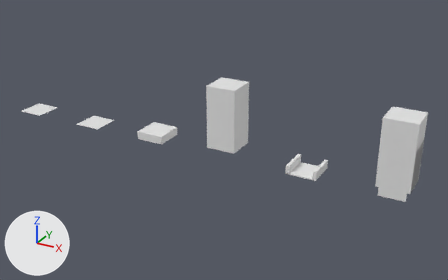
Renders of the Blender file blender/sources/phase3/interior.blend from each side of a commit.
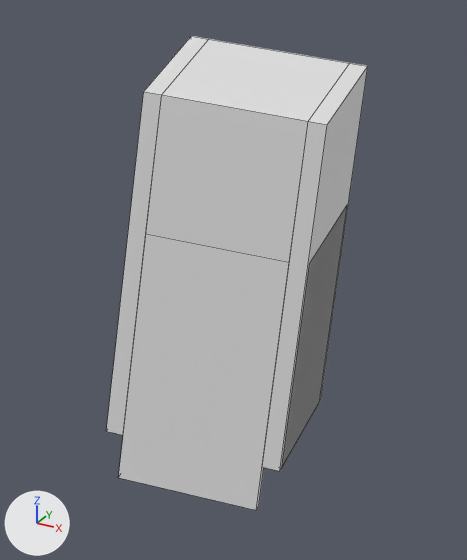
The first picture shows the older version from a 50 mm camera at (8.67, -8.25, 4.34) aimed at (4.07, 0.1, 0.17). The close-ups show the older and then the newer version on the part from 79% to 100% of the width and 35% to 76% of the height of that picture. Only the edits that show in the close-ups are written down. The axes (+X, +Y, +Z) are drawn at lower left. The lights are the same throughout. The close-ups show mesh edges as thin lines.

In view in the first close-up: 'interior_doorway_upper'.
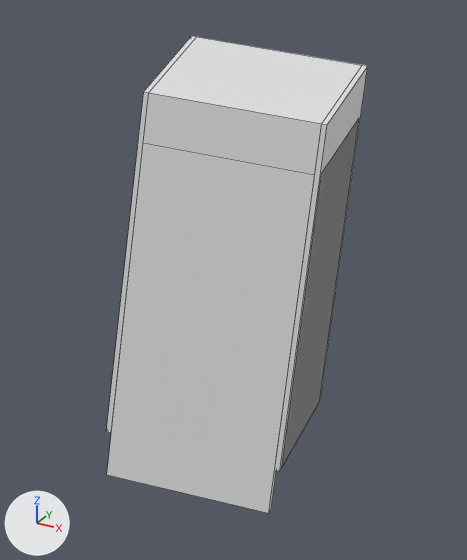
Boxes [x1, y1, x2, y2] around the edits, measured in the close-ups (467 x 560 px; the box of a moved part takes in the faces that stretch with it):
'interior_doorway_upper', reshaped: before [106, 36, 368, 510]; after [106, 36, 368, 513]
part 1 of me_interior_doorway_upper_mesh, moved or reshaped: before [282, 205, 347, 466]; after [282, 119, 359, 467]
part 2 of me_interior_doorway_upper_mesh, moved or reshaped: before [146, 39, 349, 262]; after [143, 37, 362, 175]
part 3 of me_interior_doorway_upper_mesh, moved or reshaped: before [107, 36, 365, 510]; after [107, 36, 365, 513]

The change, as a list of edits to the scene's bpy script:
```text
Change me_interior_doorway_upper_mesh:
    where me_interior_doorway_upper_mesh.from_pydata(...)  # 80 vertices, 60 faces; spans x -0.25..0.25, y -0.25..0.25, z 0.0..1.2
    used by ob_interior_doorway_upper; location = (7.0, 0.0, 0.0)
    me_interior_doorway_upper_mesh part 1: the loose piece of 8 vertices spanning x 0.18..0.25, y -0.23..0.23, z 0.14..0.78 is scaled about its middle by (0.429, 1, 1.42), then moved by (0.02, 0.0, 0.135)
    me_interior_doorway_upper_mesh part 2: the loose piece of 8 vertices spanning x -0.2..0.2, y -0.25..0.25, z 0.78..1.2 is scaled about its middle by (1.17, 1, 0.357), then moved by (0.0, 0.0, 0.135)
    me_interior_doorway_upper_mesh part 3: 36 of 80 vertices moved; they spanned x -0.2..0.2, y -0.25..0.25, z 0.0..1.2 and now span x -0.235..0.235, y -0.25..0.25, z 0.0..1.2; mean shift (0.0, 0.0, 0.12); largest move (-0.2, -0.25, 0.78) -> (-0.235, -0.25, 1.05)
```
